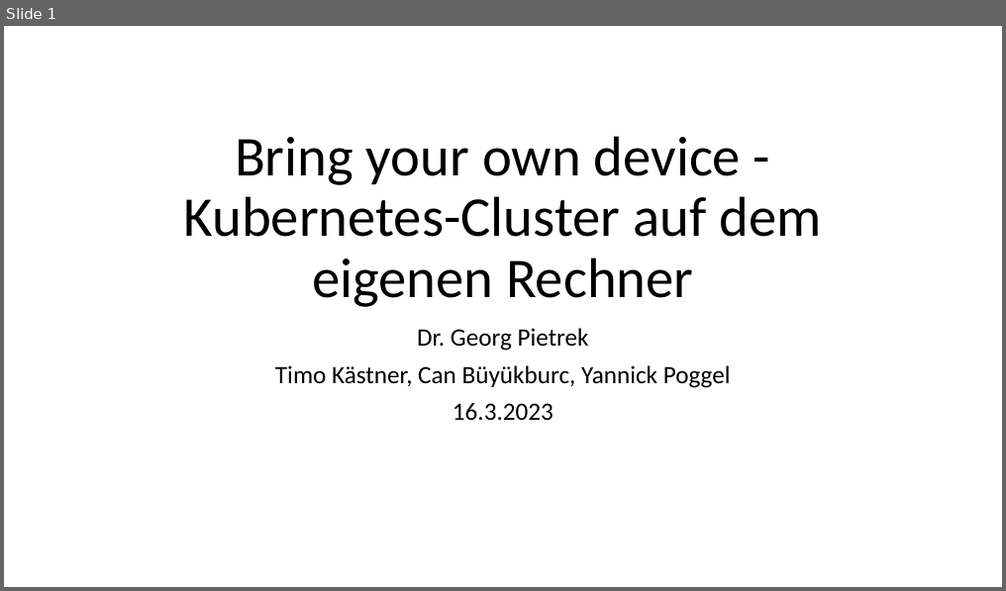
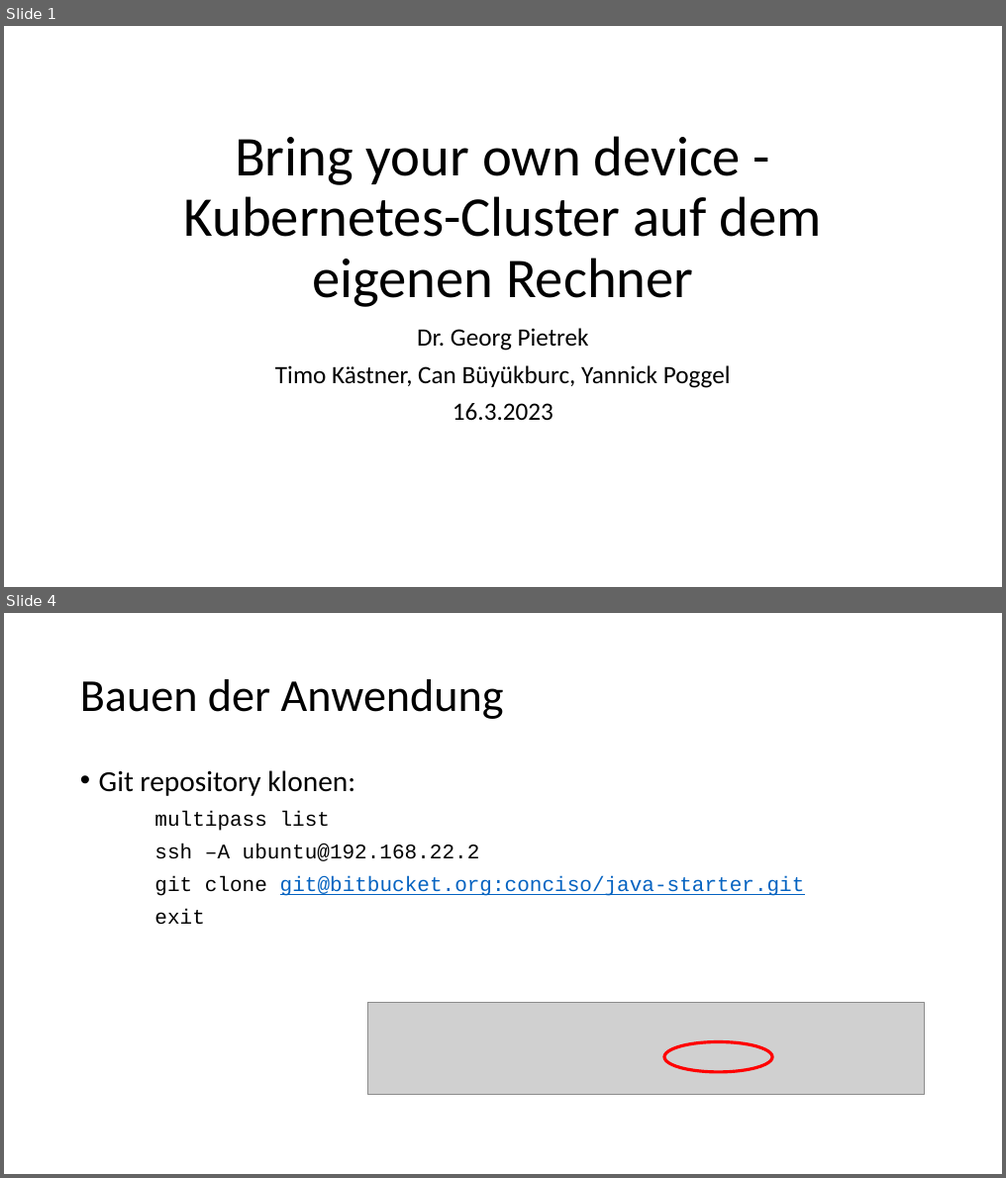
Before and after one commit to igeldo/PR4-SoSe23, a slide deck: sample/kubernetes/Bring your own device - Teil 2.pptx. Shown one above the other, each under a label of ours: slide 1 before the commit, slides 1 and 4 after it; the slides between them are not shown. The pictures are 1006x591 and 1006x1178 pixels, drawn with LibreOffice and Linux fonts; fonts in the diff are those of the drawing; grey boxes stand for pictures. Boxes give left, top, right and bottom in pixels: in the first picture for what was removed or moved away, otherwise in the second. Text is boxed around its words. In the diff, an @@ line names an element or a change of style, - is before the commit and + after.

```diff
--- a/sample/kubernetes/Bring your own device - Teil 2.pptx
+++ b/sample/kubernetes/Bring your own device - Teil 2.pptx
@@ slide 4 added at [4,613,1002,1174], background #FFFFFF @@
@@ title added at [80,679,504,719], 44 pt, text #000000 @@
+Bauen der Anwendung
@@ text added at [99,770,805,925], 20 pt, text #000000 @@
+• Git repository klonen:
+multipass list
+ssh –A ubuntu@192.168.22.2
+git clone git@bitbucket.org:conciso/java-starter.git
+exit
@@ picture added at [368,1002,924,1095] @@
@@ ellipse added at [664,1042,772,1072], outline #FF0000 3 pt @@
```
Also in this commit, not shown: 5 slides changed, 1 slide removed, 2 other files.
